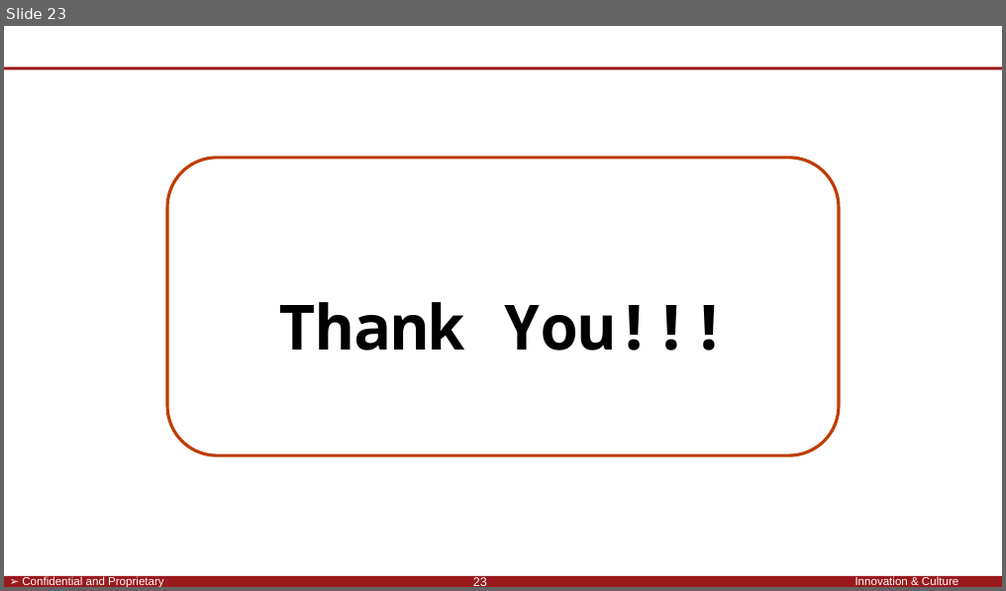
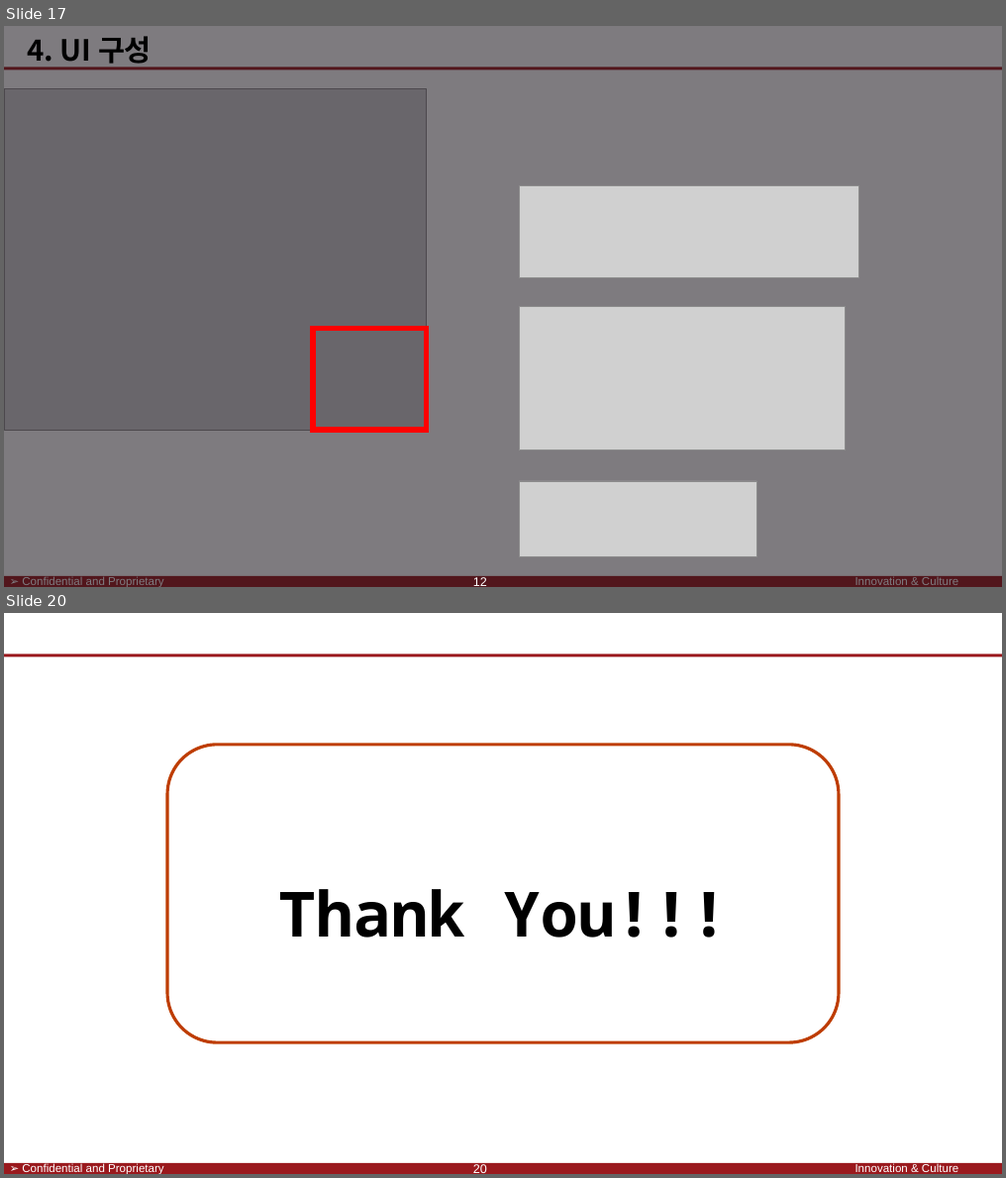
Before and after one commit to SaintSeong/JusungProject, a slide deck: A조 발표/A조 발표.pptx. Shown one above the other, each under a label of ours: slide 23 before the commit, slides 17 and 20 after it; the slides between them are not shown. The pictures are 1006x591 and 1006x1178 pixels, drawn with LibreOffice and Linux fonts; fonts in the diff are those of the drawing; grey boxes stand for pictures; background and template pictures are left out. Boxes give left, top, right and bottom in pixels: in the first picture for what was removed or moved away, otherwise in the second. Text is boxed around its words. In the diff, an @@ line names an element or a change of style, - is before the commit and + after.

```diff
--- a/A조 발표/A조 발표.pptx
+++ b/A조 발표/A조 발표.pptx
@@ slide 17 added at bbox=[4, 26, 1002, 587], background #FFFFFF; not listed: 4 template elements that a slide beside it also shows @@
@@ rectangle added at bbox=[4, 26, 1002, 587], fill #1A141C at 56% opacity, outline #000000 0.75 pt @@
@@ text added at bbox=[27, 36, 152, 69], 28 pt, text #000000, bold @@
+4. UI 구성
@@ picture added at bbox=[4, 89, 427, 430] @@
@@ picture added at bbox=[519, 186, 859, 278] @@
@@ picture added at bbox=[519, 307, 846, 451] @@
@@ rectangle added at bbox=[313, 329, 427, 430], outline #FF0000 5 pt @@
@@ picture added at bbox=[519, 481, 757, 557] @@
@@ text added at bbox=[473, 577, 487, 586], 12 pt, text #FFFFFF @@
+12
@@ what was slide 23 is now slide 20 @@
@@ page number at bbox=[473, 1164, 487, 1173]: text changed @@
-23
+20
```
Also in this commit, not shown: 16 slides changed, 4 slides removed.
